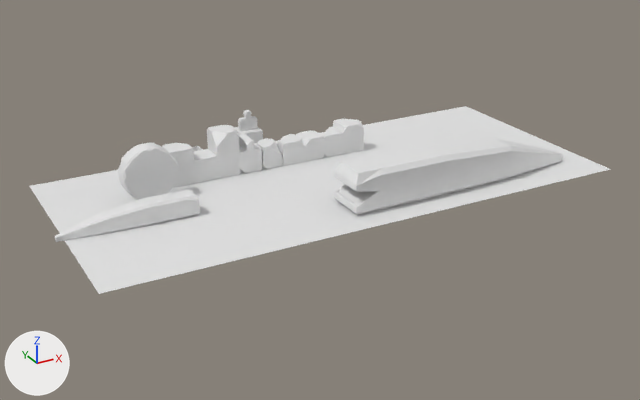
One commit to the Blender file Assets/Meshs/CrossyMineMeshs.blend: the scene before it, then after it.
Both versions are drawn from a 50 mm camera at (-30.3, -68.5, 27.8) aimed at (1.7, -10.2, -1.3). Arrows for +X, +Y and +Z are at lower left; the lights stay in place.

Objects in the first picture: 'Field', 'Huge Monster 1', 'HugeMonster 2', 'One square.001', 'One square.002', 'One square.003', 'One square.004', 'One square.006', 'One square.007', 'One square.008', 'One square.010', 'Roling Rock'.
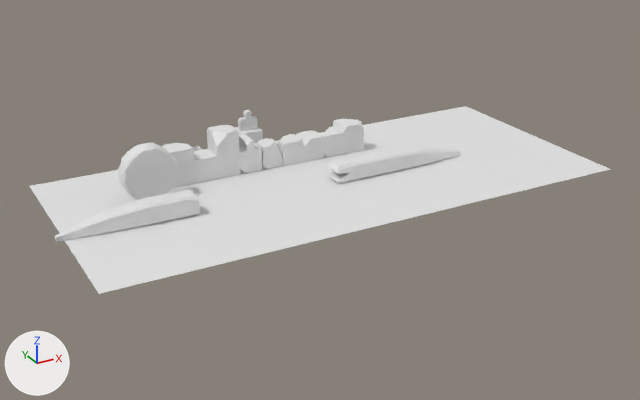
The edits, one by one:
me_cube_008 has 140 vertices, 147 faces and spans x -18.6..3.0, y -1.7..1.7, z -1.8..1.6.
me_cube_008 is used by ob_huge_monster_1; location (3.98, -15.32, 1.81); rotation (0.0, 0.0, 3.142), in degrees (0, 0, 180).
me_cube_008 part 1: the whole mesh is scaled about its middle by (0.594, 0.461, 0.461), then moved by (2.4, 0.0, -0.9).
Object 'Huge Monster 1' (ob_huge_monster_1) moves from (3.98, -15.32, 1.81) to (3.98, -10.06, 1.81).

Changed parts and their boxes [x1, y1, x2, y2] in the pictures (640 x 400 px):
'Huge Monster 1', mesh rescaled, moved (42% narrower, 51% shorter): before [333, 138, 563, 215]; after [328, 147, 461, 184]
